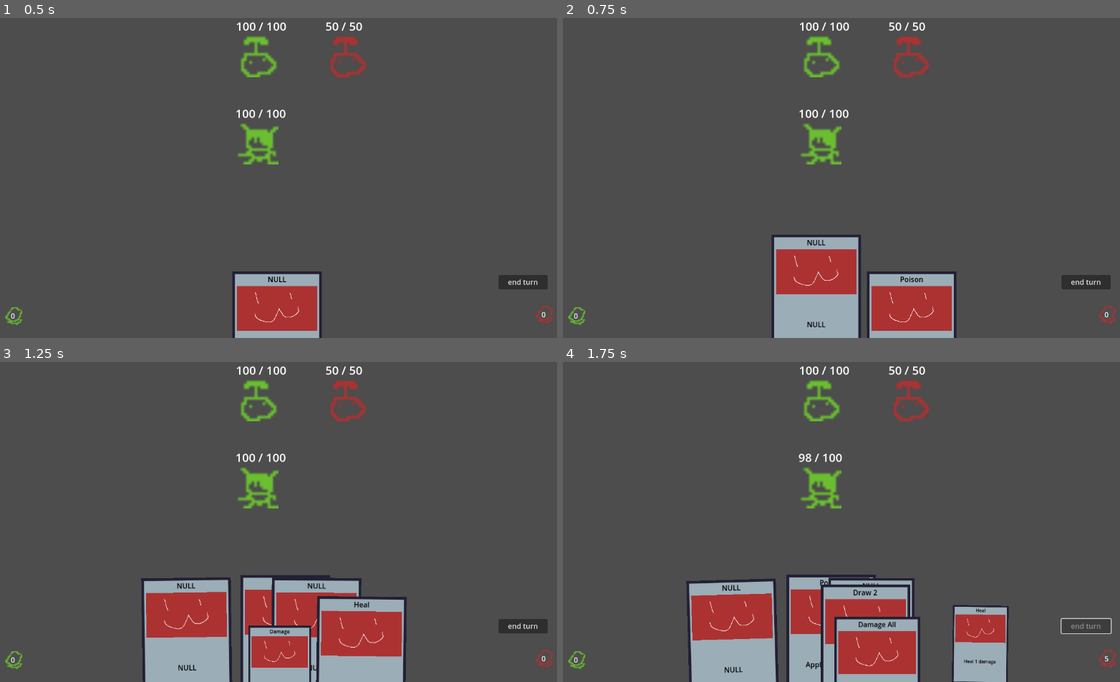
Above: before the commit, frames 1-4 (two rows, left to right).
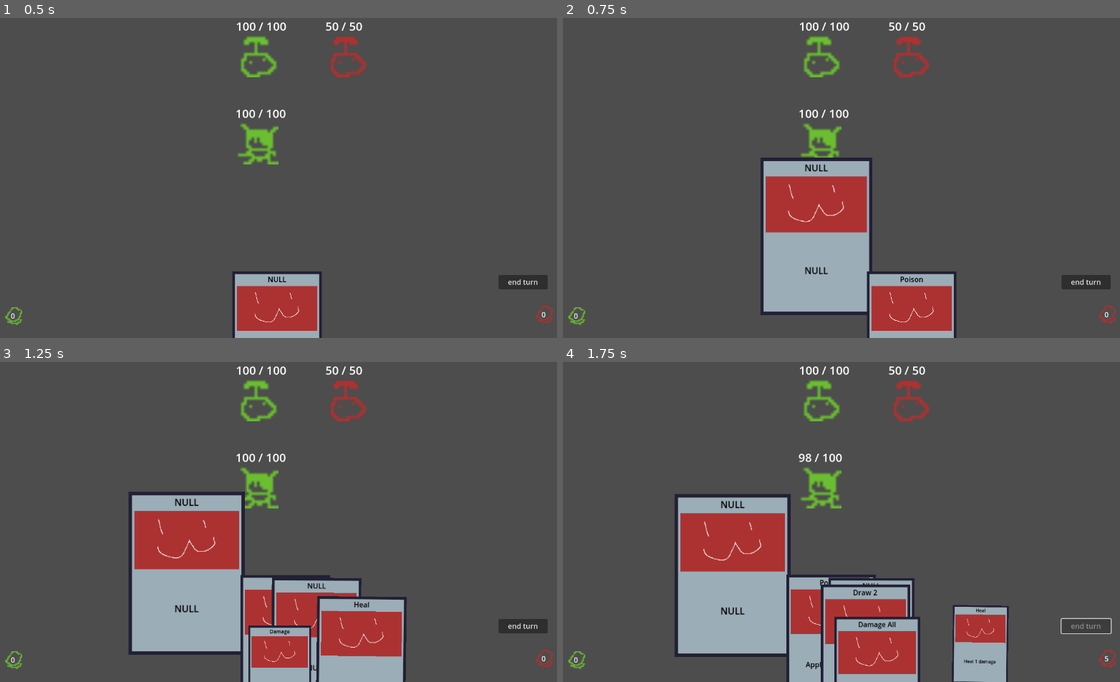
Above: after the commit, the same moments.

Repository: Saplings-Projects/1M_sub
Game: Godot game, scene res://#Scenes/TestingScene.tscn
Same seed, same stepped clock (60 frames per second), same inputs: the game is played once before the commit and once after it.
Inputs (mouse positions are in pixels of both pictures, inside the frame that each line leads up to):
- Up to frame 1 (0.5 s): no input
- Up to frame 2 (0.75 s): click (841, 334) at 0.5 s
- Up to frame 3 (1.25 s): no input
- Up to frame 4 (1.75 s): click "end turn" at 1.25 s

Frame 1 is identical in both runs. In frame 2, 9.5% of the frame differs, in the area x 35-56%, y 43-100%; in frame 3, 11%, in the area x 23-44%, y 40-100%; in frame 4, 10%.

Commit message:
Add HOVERED and QUEUED states

Diff:
--- a/Cards/CardContainer.gd
+++ b/Cards/CardContainer.gd
@@ -245,22 +245,24 @@
 		# If we click a card with no card queued, queue it
 		set_queued_card(card)
 
+		card.get_card_movement_component().set_movement_state(Enums.CardMovementState.QUEUED)
+
 		_focus_card(card, card_queued_offset)
 
 
 func _on_card_hovering(card: CardWorld) -> void:
 	if !is_card_queued():
+		card.get_card_movement_component().set_movement_state(Enums.CardMovementState.HOVERED)
 		_focus_card(card, card_hovered_offset)
 
 
 func _on_card_unhovered(card: CardWorld) -> void:
 	if !is_card_queued():
+		card.get_card_movement_component().set_movement_state(Enums.CardMovementState.IN_HAND)
 		_unfocus_card(card)
 
 
 func _focus_card(card: CardWorld, offset: float) -> void:
-	card.get_card_movement_component().state_properties.desired_position.y = -offset
-
 	_focused_card = card
 
 	# children at the top of the hierarchy will render in front
@@ -268,8 +270,6 @@
 
 
 func _unfocus_card(card: CardWorld) -> void:
-	card.get_card_movement_component().state_properties.desired_position.y = 0
-
 	_focused_card = null
 
 	# move back to original place in the hierarchy
@@ -299,8 +299,6 @@
 
 		current_hand_width = per_card_width * (amount_of_cards - 1)
 
-	var half_hand_width: float = current_hand_width / 2.0
-
 	for card_index: int in amount_of_cards:
 		var card: CardWorld = cards_in_hand[card_index]
 		var movement_component: CardMovementComponent = card.get_card_movement_component()
@@ -310,7 +308,7 @@
 		var card_y: float = 0.0
 
 		# center cards
-		card_x -= half_hand_width
+		card_x -= current_hand_width / 2.0
 
 		# if we are focusing a card, scoot other cards out of the way
 		# we move closer cards further away, which results in a sort of "accordion" effect
@@ -330,11 +328,11 @@
 		var card_index_scaled: float = Helpers.convert_from_range(card.global_position.x, 0.0, viewport_width, -1.0, 1.0)
 
 		# curve the cards in hand by finding the y value on a parabola
-		# y = ax^2 - a where a = max offset and x = card_index scaled to a range of -1 to 1
+		# y = ax^2 - a where a = max_hand_offset_y and x = x position scaled to a range of -1 to 1
 		card_y = (pow(card_index_scaled, 2.0) * max_hand_offset_y) - max_hand_offset_y
 
 		# rotate cards on a cubic curve
-		# y = ax^3 where a = max_rotation and x = value between [-1, 1]
+		# y = ax^3 where a = max_rotation and x = x position scaled to a range of -1 to 1
 		var rotation_amount: float = pow(card_index_scaled, 3) * max_rotation
 
 		match movement_component.current_move_state:
@@ -346,6 +344,14 @@
 				movement_component.state_properties.desired_position.x = card_x
 				movement_component.state_properties.desired_position.y = card_y
 				movement_component.state_properties.desired_rotation = rotation_amount
+			Enums.CardMovementState.HOVERED:
+				movement_component.state_properties.desired_position.x = card_x
+				movement_component.state_properties.desired_position.y = card_y
+				movement_component.state_properties.desired_rotation = rotation_amount
+			Enums.CardMovementState.QUEUED:
+				movement_component.state_properties.desired_position.x = card_x
+				movement_component.state_properties.desired_position.y = card_y
+				movement_component.state_properties.desired_rotation = rotation_amount
 			Enums.CardMovementState.IN_HAND:
 				movement_component.state_properties.desired_position.x = card_x
 				movement_component.state_properties.desired_position.y = card_y
--- a/Cards/CardMovementComponent.gd
+++ b/Cards/CardMovementComponent.gd
@@ -12,6 +12,8 @@
 	Enums.CardMovementState.MOVING_TO_HAND: MoveState_MovingToHand.new(),
 	Enums.CardMovementState.IN_HAND: MoveState_InHand.new(),
 	Enums.CardMovementState.DISCARDING: MoveState_Discarding.new(),
+	Enums.CardMovementState.HOVERED: MoveState_Hovered.new(),
+	Enums.CardMovementState.QUEUED: MoveState_Queued.new(),
 }
 
 
@@ -19,6 +21,11 @@
 	# init state with the parent. Parent should always be a CardWorld
 	assert(get_parent() is CardWorld, "Please attach this to a CardWorld!")
 	state_properties.card = get_parent()
+
+	# bind exit state events
+	for state in _state_mapping:
+		if _has_state(state):
+			_state_mapping[state].trigger_exit_state.connect(_on_state_triggered_exit)
 
 	set_movement_state(current_move_state)
 
@@ -43,7 +50,6 @@
 func _on_state_enter(state: Enums.CardMovementState):
 	if _has_state(state):
 		_state_mapping[state].init_state(state_properties)
-		_state_mapping[state].trigger_exit_state.connect(_on_state_triggered_exit)
 		_state_mapping[state].on_state_enter()
 
 
--- /dev/null
+++ b/Cards/Movement State/MoveState_Hovered.gd
@@ -0,0 +1,23 @@
+extends CardMovementState
+class_name MoveState_Hovered
+
+
+@export var lerp_speed: float = 10.0
+@export var hover_offset: float = -100
+
+
+# @Override
+func on_state_enter() -> void:
+	_state.card.create_tween()\
+	.tween_property(_state.card, EasingConstants.SCALE_PROPERTY, Vector2(1.3, 1.3), 0.5)\
+	.set_ease(Tween.EASE_OUT)\
+	.set_trans(Tween.TRANS_CUBIC)
+
+
+# @Override
+func on_state_process(delta: float) -> void:
+	var offset_desired_position: Vector2 = _state.desired_position
+	offset_desired_position.y += hover_offset
+
+	_state.card.position = _state.card.position.lerp(offset_desired_position, delta * lerp_speed)
+	_state.card.rotation_degrees = 0.0
--- a/Cards/Movement State/MoveState_InHand.gd
+++ b/Cards/Movement State/MoveState_InHand.gd
@@ -6,6 +6,14 @@
 
 
 # @Override
+func on_state_enter() -> void:
+	_state.card.create_tween()\
+	.tween_property(_state.card, EasingConstants.SCALE_PROPERTY, Vector2.ONE, 0.5)\
+	.set_ease(Tween.EASE_OUT)\
+	.set_trans(Tween.TRANS_CUBIC)
+
+
+# @Override
 func on_state_process(delta: float) -> void:
 	_state.card.position = _state.card.position.lerp(_state.desired_position, delta * lerp_speed)
 	_state.card.rotation_degrees = lerpf(_state.card.rotation_degrees, _state.desired_rotation, delta * lerp_speed)
--- /dev/null
+++ b/Cards/Movement State/MoveState_Queued.gd
@@ -0,0 +1,23 @@
+extends CardMovementState
+class_name MoveState_Queued
+
+
+@export var lerp_speed: float = 10.0
+@export var queue_offset: float = -150
+
+
+# @Override
+func on_state_enter() -> void:
+	_state.card.create_tween()\
+	.tween_property(_state.card, EasingConstants.SCALE_PROPERTY, Vector2(1.3, 1.3), 0.5)\
+	.set_ease(Tween.EASE_OUT)\
+	.set_trans(Tween.TRANS_CUBIC)
+
+
+# @Override
+func on_state_process(delta: float) -> void:
+	var offset_desired_position: Vector2 = _state.desired_position
+	offset_desired_position.y += queue_offset
+
+	_state.card.position = _state.card.position.lerp(offset_desired_position, delta * lerp_speed)
+	_state.card.rotation_degrees = 0.0
